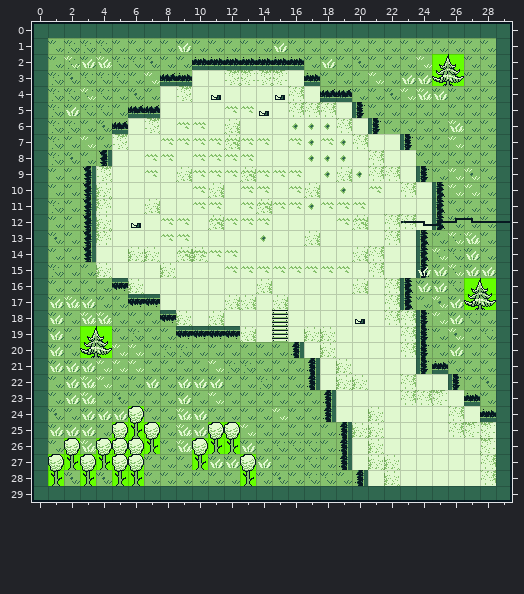
Tiled map, stored at tiled/PondMap.tmx. Above: the version before the commit.
Cells are 16x16 px. Shown: x 0..29, y 0..29.
New version:
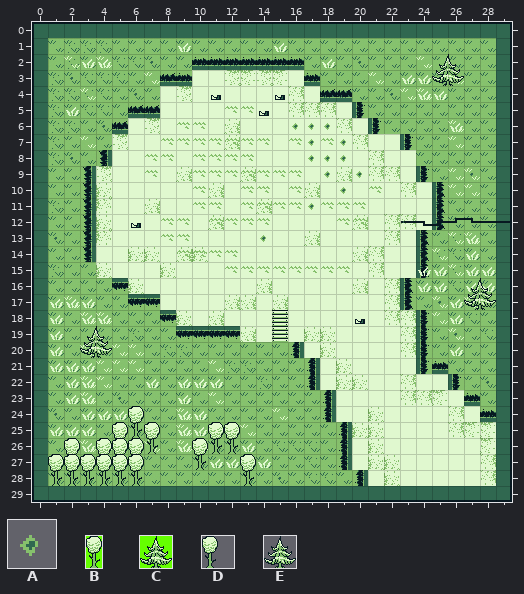
Key: from "PondMapSprites": A 6 "Blatt", B 21 "Tree 16x32", C 22 "Tree2 32x32", D 23 "Tree1", E 24 "Tree2".
_ is an empty cell.
What changed:
Layer "Kachelebene 2":
The edit turns tile A into tile D in row 28 at x 2 and 4.
The edit turns tile B into tile D in row 25 at x 6; in row 26 at x 5, 7 and 11 to 12; in row 27 at x 2, 4 to 6 and 10; in row 28 at x 1, 3, 5 to 6 and 13.
The edit turns tile C into tile E in row 3 at x 25; in row 17 at x 27; in row 20 at x 3.
Pixel boxes of the changes (left, top, right, bottom) in both pictures:
changed: (432, 54, 464, 86)
changed: (464, 278, 496, 310)
changed: (80, 326, 112, 358)
changed: (48, 406, 160, 486)
changed: (192, 422, 256, 486)
